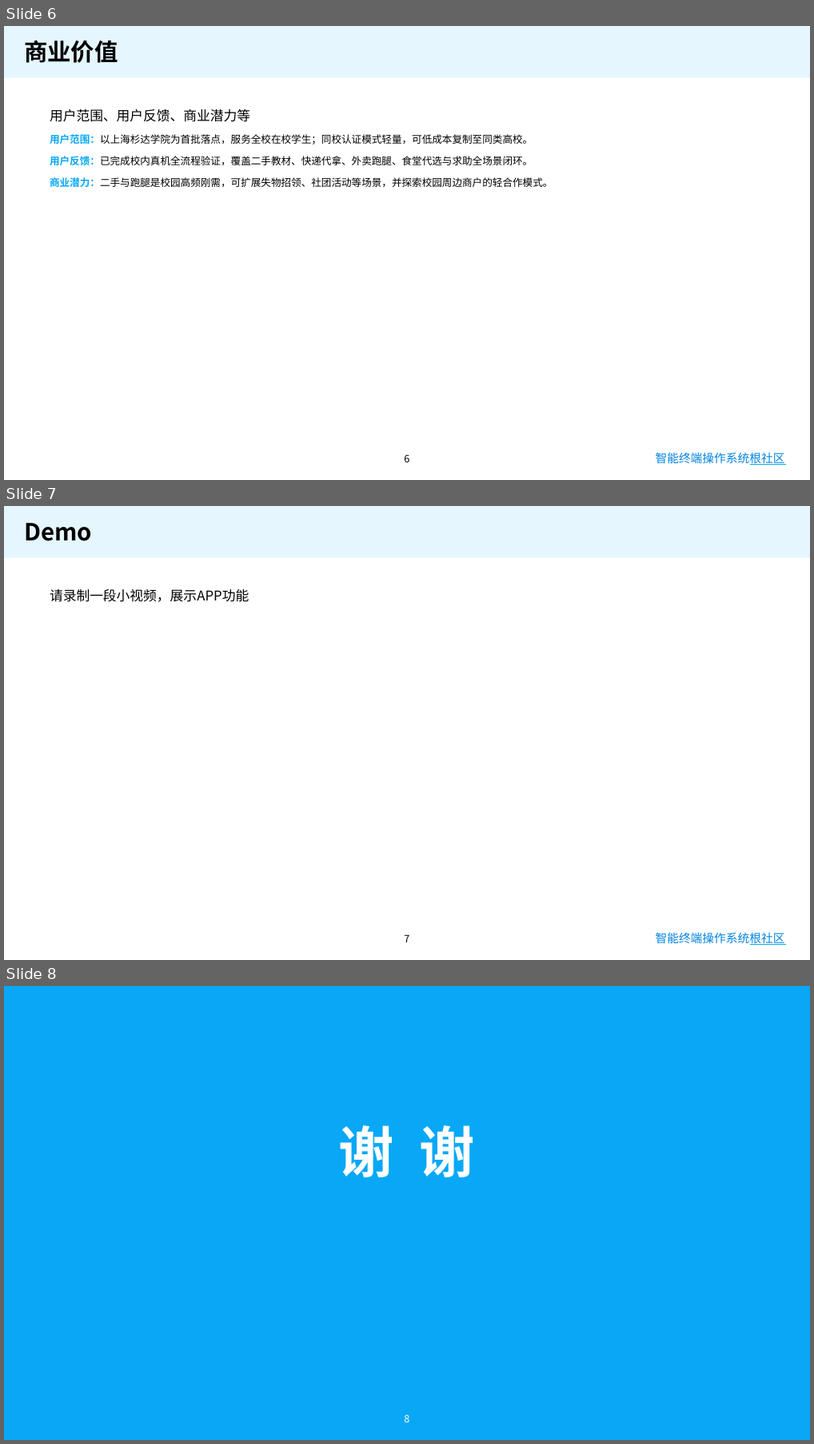
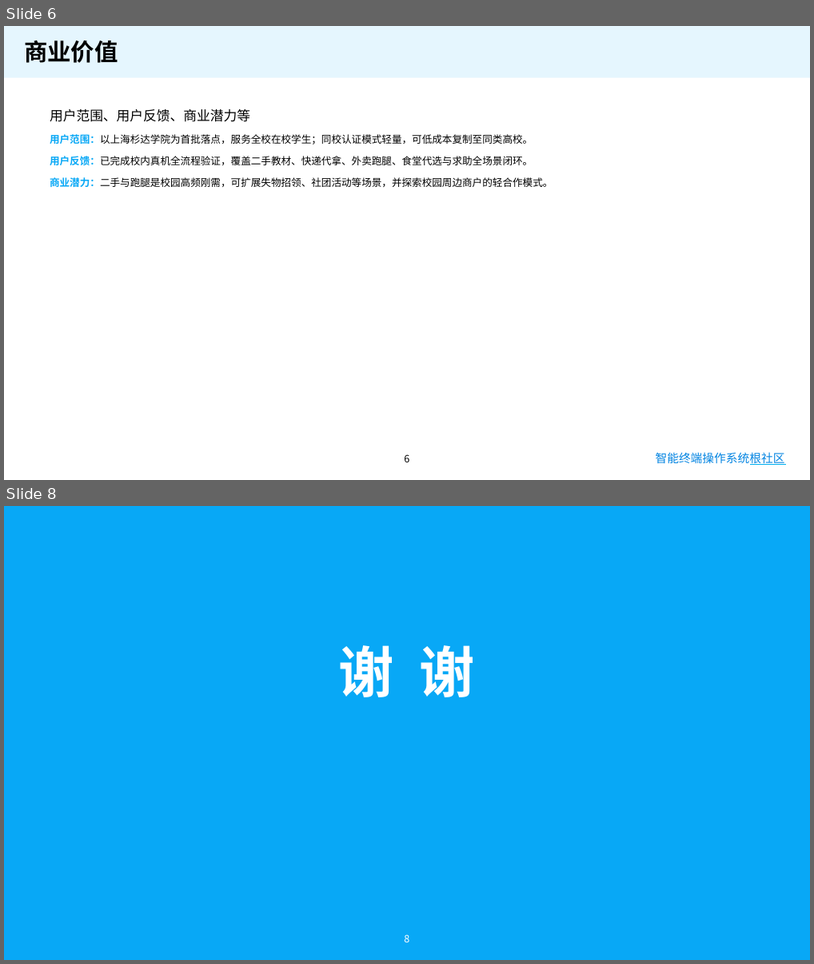
Before and after one commit to drumstarcow/sanda-market, a slide deck: docs/OH大学生创新大赛赛道三提交-杉集.pptx. Shown one above the other, each under a label of ours: slides 6, 7 and 8 before the commit, slides 6 and 8 after it; the slides between them are not shown. The pictures are 814x1444 and 814x964 pixels, drawn with LibreOffice and Linux fonts; fonts in the diff are those of the drawing; background and template pictures are left out. Boxes give left, top, right and bottom in pixels: in the first picture for what was removed or moved away, otherwise in the second. Text is boxed around its words. In the diff, an @@ line names an element or a change of style, - is before the commit and + after.

Commit message:
比赛PPT Demo页内嵌产品演示视频并替换占位文案

```diff
--- a/docs/OH大学生创新大赛赛道三提交-杉集.pptx
+++ b/docs/OH大学生创新大赛赛道三提交-杉集.pptx
@@ slide 7 removed at <box>4,506,810,960</box>, background #FFFFFF; not listed: 3 template elements that a slide beside it also shows @@
@@ text removed at <box>24,523,92,541</box> @@
-Demo
@@ text removed at <box>50,589,249,602</box> @@
-请录制一段小视频，展示APP功能
@@ page number removed at <box>404,934,410,942</box> @@
-7
```
Also in this commit, not shown: 1 slide added.
